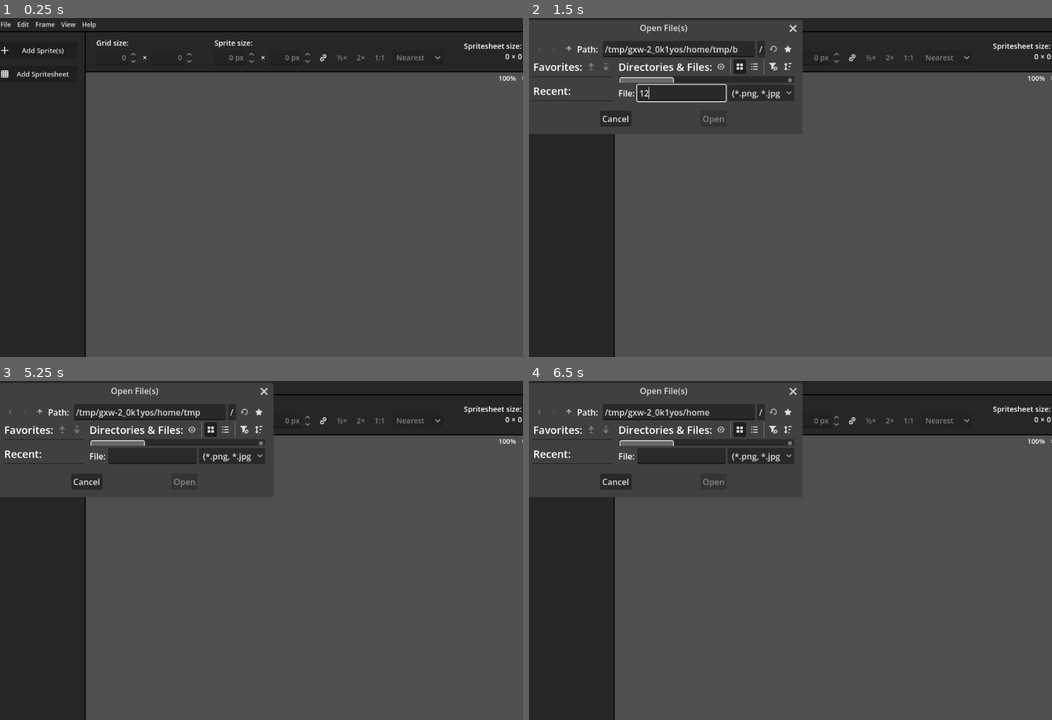
Above: before the commit, frames 1-4 (two rows, left to right).
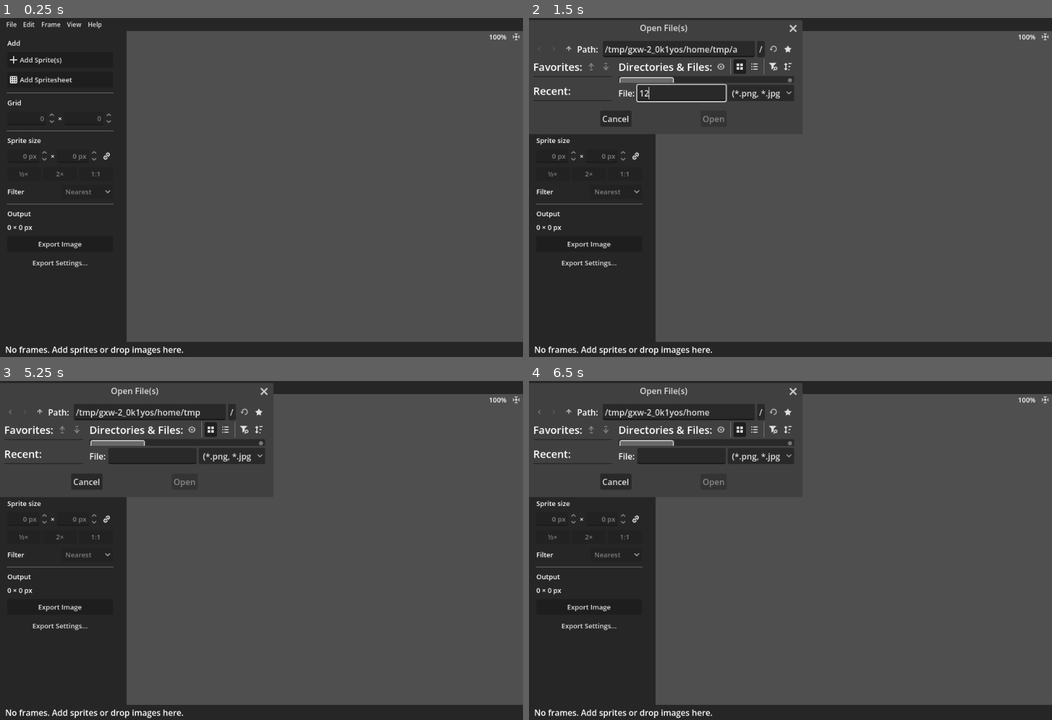
Above: after the commit, the same moments.

Repository: caleb-tognoli/spritesheetbelli
Game: Godot game, scene res://ui/main/main.tscn
Two runs of this game, one before a commit and one after it. Both use one fixed random seed, a clock stepped at 60 frames per second and the inputs below.
Inputs (mouse positions are in pixels of both pictures, inside the frame that each line leads up to; where the layout moved, square brackets give the same spot in the first picture):
- Up to frame 1 (0.25 s): no input
- Up to frame 2 (1.5 s): click "Add Sprite(s)" at 0.5 s; click (680, 92) at 1.27 s; type "12" at 1.35 s
- Up to frame 3 (5.25 s): click "Add Spritesheet" at 2 s; click (104, 519) [324, 421] at 2.75 s; click (62, 608) at 3.5 s, where only the run after the commit has a clickable "Export Image"; click (62, 625) at 4.25 s, where only the run after the commit has a clickable "Export Settings…"; click (41, 411) at 5 s
- Up to frame 4 (6.5 s): click (570, 411) at 5.75 s

The runs differ from the first frame. In frame 1, 20% of the frame differs, in the area x 0-100%, y 0-100%; in frame 2, 15%; in frame 3, 15%; in frame 4, 15%.

Commit message:
Rework the layout: resizable sidebar and status bar
- The fixed toolbar and top bar are replaced by one sidebar with Add,
  Grid, Sprite size and Output sections; drag its edge to resize it and
  the width is remembered
- Output shows the exported image size (including padding) with Export
  Image and Export Settings buttons
- New status bar: frame count, grid and selection, the cell under the
  mouse, and a legend for locked cells. View > Status Bar hides it.
- The window can't be made smaller than 820×520

Diff:
--- a/scripts/autoloaded/settings.gd
+++ b/scripts/autoloaded/settings.gd
@@ -28,12 +28,14 @@
 	&"ui_scale": 0.0,
 	&"confirm_grid_shrink": true,
 	&"restore_session": false,
+	&"show_status_bar": true,
 	# Remembered between runs
 	&"last_session": "",
 	&"recent_files": [],
+	&"sidebar_width": 0,
 }
 ## Settings that are remembered rather than chosen, left alone by Reset
-const REMEMBERED: Array[StringName] = [&"last_session", &"recent_files"]
+const REMEMBERED: Array[StringName] = [&"last_session", &"recent_files", &"sidebar_width"]
 const MAX_RECENT_FILES := 10
 
 ## Where settings are saved. Tests use their own file.
--- a/ui/main/main.tscn
+++ b/ui/main/main.tscn
@@ -1,8 +1,7 @@
-[gd_scene load_steps=21 format=3 uid="uid://byoh7fhk7x54x"]
+[gd_scene format=3 uid="uid://byoh7fhk7x54x"]
 
 [ext_resource type="Theme" uid="uid://b3ifhjmt3jxbu" path="res://resources/themes/main_theme.tres" id="1_cqlxd"]
 [ext_resource type="Script" path="res://ui/main/main_ui.gd" id="1_o3sot"]
-[ext_resource type="Theme" uid="uid://boqntmvqibtxh" path="res://resources/themes/top_row_theme.tres" id="1_pgjiq"]
 [ext_resource type="Theme" uid="uid://djdxrtim7a6av" path="res://resources/themes/left_bar_theme.tres" id="5_itfh2"]
 [ext_resource type="PackedScene" uid="uid://d2j21cyiaw56v" path="res://ui/add_spritesheet/add_spritesheet_window.tscn" id="5_waa3t"]
 [ext_resource type="Texture2D" uid="uid://dkerv3ip4g7lj" path="res://assets/icons/Add.svg" id="5_x1m0q"]
@@ -13,9 +12,6 @@
 [ext_resource type="Texture2D" uid="uid://chq2yry3hpy6c" path="res://assets/icons/SpriteSheet.svg" id="7_wpt02"]
 [ext_resource type="Texture2D" path="res://assets/icons/Link.svg" id="8_link"]
 
-[sub_resource type="StyleBoxFlat" id="StyleBoxFlat_qlfvo"]
-bg_color = Color(0, 0, 0, 1)
-
 [node name="Main" type="Control"]
 layout_mode = 3
 anchors_preset = 15
@@ -68,118 +64,107 @@
 filters = PackedStringArray("*.png; PNG Images", "*.jpg, *.jpeg, *.jpe; JPEG Images", "*.webp; WebP Images")
 use_native_dialog = true
 
-[node name="Panel" type="Panel" parent="."]
+[node name="Background" type="Panel" parent="."]
 layout_mode = 1
 anchors_preset = 15
 anchor_right = 1.0
 anchor_bottom = 1.0
 grow_horizontal = 2
 grow_vertical = 2
-theme_override_styles/panel = SubResource("StyleBoxFlat_qlfvo")
-
-[node name="VBoxContainer" type="VBoxContainer" parent="."]
+mouse_filter = 2
+
+[node name="Layout" type="VBoxContainer" parent="."]
 layout_mode = 1
 anchors_preset = 15
 anchor_right = 1.0
 anchor_bottom = 1.0
 grow_horizontal = 2
 grow_vertical = 2
-size_flags_vertical = 3
-theme_override_constants/separation = 2
-
-[node name="PanelContainer" type="PanelContainer" parent="VBoxContainer"]
-layout_mode = 2
-
-[node name="MarginContainer" type="MarginContainer" parent="VBoxContainer/PanelContainer"]
-layout_mode = 2
-theme_override_constants/margin_left = 15
-theme_override_constants/margin_right = 15
-
-[node name="MenuBar" type="MenuBar" parent="VBoxContainer/PanelContainer/MarginContainer"]
+theme_override_constants/separation = 0
+
+[node name="MenuPanel" type="PanelContainer" parent="Layout"]
+layout_mode = 2
+theme_type_variation = &"MenuPanel"
+
+[node name="MenuMargin" type="MarginContainer" parent="Layout/MenuPanel"]
+layout_mode = 2
+theme_override_constants/margin_left = 8
+theme_override_constants/margin_right = 8
+
+[node name="MenuBar" type="MenuBar" parent="Layout/MenuPanel/MenuMargin"]
 unique_name_in_owner = true
 layout_mode = 2
 theme = ExtResource("6_by5vc")
 flat = true
 script = ExtResource("7_rk3ov")
 
-[node name="HBoxContainer" type="HBoxContainer" parent="VBoxContainer"]
+[node name="Split" type="HSplitContainer" parent="Layout"]
+unique_name_in_owner = true
 layout_mode = 2
 size_flags_vertical = 3
-theme_override_constants/separation = 2
-
-[node name="ToolBar" type="PanelContainer" parent="VBoxContainer/HBoxContainer"]
-custom_minimum_size = Vector2(180, 0)
-layout_mode = 2
-size_flags_horizontal = 0
+split_offset = 0
+
+[node name="Sidebar" type="PanelContainer" parent="Layout/Split"]
+unique_name_in_owner = true
+custom_minimum_size = Vector2(230, 0)
+layout_mode = 2
 theme = ExtResource("5_itfh2")
-
-[node name="MarginContainer" type="MarginContainer" parent="VBoxContainer/HBoxContainer/ToolBar"]
-layout_mode = 2
-theme_override_constants/margin_left = 15
-theme_override_constants/margin_top = 20
-theme_override_constants/margin_right = 15
-theme_override_constants/margin_bottom = 20
-
-[node name="VBoxContainer" type="VBoxContainer" parent="VBoxContainer/HBoxContainer/ToolBar/MarginContainer"]
-custom_minimum_size = Vector2(0, 100)
-layout_mode = 2
-theme_override_constants/separation = 15
-
-[node name="AddSprites" type="Button" parent="VBoxContainer/HBoxContainer/ToolBar/MarginContainer/VBoxContainer"]
-unique_name_in_owner = true
-custom_minimum_size = Vector2(150, 30)
-layout_mode = 2
-size_flags_vertical = 4
-text = "Add Sprite(s)
-"
+theme_type_variation = &"SidebarPanel"
+
+[node name="Scroll" type="ScrollContainer" parent="Layout/Split/Sidebar"]
+layout_mode = 2
+horizontal_scroll_mode = 0
+
+[node name="Margin" type="MarginContainer" parent="Layout/Split/Sidebar/Scroll"]
+layout_mode = 2
+size_flags_horizontal = 3
+theme_override_constants/margin_left = 14
+theme_override_constants/margin_top = 14
+theme_override_constants/margin_right = 14
+theme_override_constants/margin_bottom = 14
+
+[node name="Sections" type="VBoxContainer" parent="Layout/Split/Sidebar/Scroll/Margin"]
+layout_mode = 2
+theme_override_constants/separation = 8
+
+[node name="AddHeading" type="Label" parent="Layout/Split/Sidebar/Scroll/Margin/Sections"]
+layout_mode = 2
+text = "Add"
+theme_type_variation = &"HeaderSmall"
+
+[node name="AddSprites" type="Button" parent="Layout/Split/Sidebar/Scroll/Margin/Sections"]
+unique_name_in_owner = true
+custom_minimum_size = Vector2(0, 30)
+layout_mode = 2
+tooltip_text = "Add image files as sprites"
+text = "Add Sprite(s)"
 icon = ExtResource("5_x1m0q")
-
-[node name="AddSpritesheet" type="Button" parent="VBoxContainer/HBoxContainer/ToolBar/MarginContainer/VBoxContainer"]
-unique_name_in_owner = true
-custom_minimum_size = Vector2(150, 30)
-layout_mode = 2
-size_flags_vertical = 4
-text = "Add Spritesheet
-"
+alignment = 0
+
+[node name="AddSpritesheet" type="Button" parent="Layout/Split/Sidebar/Scroll/Margin/Sections"]
+unique_name_in_owner = true
+custom_minimum_size = Vector2(0, 30)
+layout_mode = 2
+tooltip_text = "Cut a spritesheet image into frames and add them"
+text = "Add Spritesheet"
 icon = ExtResource("7_wpt02")
-
-[node name="VBoxContainer" type="VBoxContainer" parent="VBoxContainer/HBoxContainer"]
-layout_mode = 2
-size_flags_horizontal = 3
-theme_override_constants/separation = 2
-
-[node name="Panel" type="PanelContainer" parent="VBoxContainer/HBoxContainer/VBoxContainer"]
-custom_minimum_size = Vector2(0, 75)
-layout_mode = 2
-
-[node name="MarginContainer" type="MarginContainer" parent="VBoxContainer/HBoxContainer/VBoxContainer/Panel"]
-layout_mode = 2
-theme_override_constants/margin_left = 20
-theme_override_constants/margin_right = 20
-
-[node name="HBoxContainer" type="HBoxContainer" parent="VBoxContainer/HBoxContainer/VBoxContainer/Panel/MarginContainer"]
-layout_mode = 2
-theme = ExtResource("1_pgjiq")
-theme_override_constants/separation = 40
-
-[node name="GridSize" type="VBoxContainer" parent="VBoxContainer/HBoxContainer/VBoxContainer/Panel/MarginContainer/HBoxContainer"]
-layout_mode = 2
-theme_override_constants/separation = 4
-alignment = 1
-
-[node name="Label" type="Label" parent="VBoxContainer/HBoxContainer/VBoxContainer/Panel/MarginContainer/HBoxContainer/GridSize"]
-layout_mode = 2
-text = "Grid size:"
-
-[node name="HBoxContainer" type="HBoxContainer" parent="VBoxContainer/HBoxContainer/VBoxContainer/Panel/MarginContainer/HBoxContainer/GridSize"]
-layout_mode = 2
-theme_override_constants/separation = 10
-
-[node name="GridColumns" type="SpinBox" parent="VBoxContainer/HBoxContainer/VBoxContainer/Panel/MarginContainer/HBoxContainer/GridSize/HBoxContainer"]
-unique_name_in_owner = true
-layout_mode = 2
-size_flags_horizontal = 3
-size_flags_vertical = 4
+alignment = 0
+
+[node name="AddSeparator" type="HSeparator" parent="Layout/Split/Sidebar/Scroll/Margin/Sections"]
+layout_mode = 2
+
+[node name="GridHeading" type="Label" parent="Layout/Split/Sidebar/Scroll/Margin/Sections"]
+layout_mode = 2
+text = "Grid"
+theme_type_variation = &"HeaderSmall"
+
+[node name="GridRow" type="HBoxContainer" parent="Layout/Split/Sidebar/Scroll/Margin/Sections"]
+layout_mode = 2
+
+[node name="GridColumns" type="SpinBox" parent="Layout/Split/Sidebar/Scroll/Margin/Sections/GridRow"]
+unique_name_in_owner = true
+layout_mode = 2
+size_flags_horizontal = 3
 tooltip_text = "Columns"
 min_value = 1.0
 max_value = 1024.0
@@ -187,15 +172,14 @@
 alignment = 2
 select_all_on_focus = true
 
-[node name="X" type="Label" parent="VBoxContainer/HBoxContainer/VBoxContainer/Panel/MarginContainer/HBoxContainer/GridSize/HBoxContainer"]
+[node name="X" type="Label" parent="Layout/Split/Sidebar/Scroll/Margin/Sections/GridRow"]
 layout_mode = 2
 text = "×"
 
-[node name="GridRows" type="SpinBox" parent="VBoxContainer/HBoxContainer/VBoxContainer/Panel/MarginContainer/HBoxContainer/GridSize/HBoxContainer"]
-unique_name_in_owner = true
-layout_mode = 2
-size_flags_horizontal = 3
-size_flags_vertical = 4
+[node name="GridRows" type="SpinBox" parent="Layout/Split/Sidebar/Scroll/Margin/Sections/GridRow"]
+unique_name_in_owner = true
+layout_mode = 2
+size_flags_horizontal = 3
 tooltip_text = "Rows"
 min_value = 1.0
 max_value = 1024.0
@@ -203,25 +187,22 @@
 alignment = 2
 select_all_on_focus = true
 
-[node name="SpriteSize" type="VBoxContainer" parent="VBoxContainer/HBoxContainer/VBoxContainer/Panel/MarginContainer/HBoxContainer"]
-layout_mode = 2
-theme_override_constants/separation = 4
-alignment = 1
-
-[node name="Label" type="Label" parent="VBoxContainer/HBoxContainer/VBoxContainer/Panel/MarginContainer/HBoxContainer/SpriteSize"]
-layout_mode = 2
-text = "Sprite size:"
-
-[node name="HBoxContainer" type="HBoxContainer" parent="VBoxContainer/HBoxContainer/VBoxContainer/Panel/MarginContainer/HBoxContainer/SpriteSize"]
-layout_mode = 2
-theme_override_constants/separation = 10
-
-[node name="SpriteWidth" type="SpinBox" parent="VBoxContainer/HBoxContainer/VBoxContainer/Panel/MarginContainer/HBoxContainer/SpriteSize/HBoxContainer"]
-unique_name_in_owner = true
-layout_mode = 2
-size_flags_horizontal = 3
-size_flags_vertical = 4
-tooltip_text = "Length"
+[node name="GridSeparator" type="HSeparator" parent="Layout/Split/Sidebar/Scroll/Margin/Sections"]
+layout_mode = 2
+
+[node name="SpriteHeading" type="Label" parent="Layout/Split/Sidebar/Scroll/Margin/Sections"]
+layout_mode = 2
+text = "Sprite size"
+theme_type_variation = &"HeaderSmall"
+
+[node name="SpriteRow" type="HBoxContainer" parent="Layout/Split/Sidebar/Scroll/Margin/Sections"]
+layout_mode = 2
+
+[node name="SpriteWidth" type="SpinBox" parent="Layout/Split/Sidebar/Scroll/Margin/Sections/SpriteRow"]
+unique_name_in_owner = true
+layout_mode = 2
+size_flags_horizontal = 3
+tooltip_text = "Width"
 min_value = 1.0
 max_value = 16384.0
 value = 1.0
@@ -229,15 +210,14 @@
 select_all_on_focus = true
 suffix = "px"
 
-[node name="X" type="Label" parent="VBoxContainer/HBoxContainer/VBoxContainer/Panel/MarginContainer/HBoxContainer/SpriteSize/HBoxContainer"]
+[node name="X" type="Label" parent="Layout/Split/Sidebar/Scroll/Margin/Sections/SpriteRow"]
 layout_mode = 2
 text = "×"
 
-[node name="SpriteHeight" type="SpinBox" parent="VBoxContainer/HBoxContainer/VBoxContainer/Panel/MarginContainer/HBoxContainer/SpriteSize/HBoxContainer"]
-unique_name_in_owner = true
-layout_mode = 2
-size_flags_horizontal = 3
-size_flags_vertical = 4
+[node name="SpriteHeight" type="SpinBox" parent="Layout/Split/Sidebar/Scroll/Margin/Sections/SpriteRow"]
+unique_name_in_owner = true
+layout_mode = 2
+size_flags_horizontal = 3
 tooltip_text = "Height"
 min_value = 1.0
 max_value = 16384.0
@@ -246,44 +226,51 @@
 select_all_on_focus = true
 suffix = "px"
 
-[node name="KeepRatio" type="Button" parent="VBoxContainer/HBoxContainer/VBoxContainer/Panel/MarginContainer/HBoxContainer/SpriteSize/HBoxContainer"]
-unique_name_in_owner = true
-layout_mode = 2
-size_flags_vertical = 4
+[node name="KeepRatio" type="Button" parent="Layout/Split/Sidebar/Scroll/Margin/Sections/SpriteRow"]
+unique_name_in_owner = true
+layout_mode = 2
 tooltip_text = "Keep aspect ratio"
 toggle_mode = true
 button_pressed = true
 icon = ExtResource("8_link")
 flat = true
 
-[node name="HalfSize" type="Button" parent="VBoxContainer/HBoxContainer/VBoxContainer/Panel/MarginContainer/HBoxContainer/SpriteSize/HBoxContainer"]
-unique_name_in_owner = true
-layout_mode = 2
-size_flags_vertical = 4
+[node name="ScaleRow" type="HBoxContainer" parent="Layout/Split/Sidebar/Scroll/Margin/Sections"]
+layout_mode = 2
+
+[node name="HalfSize" type="Button" parent="Layout/Split/Sidebar/Scroll/Margin/Sections/ScaleRow"]
+unique_name_in_owner = true
+layout_mode = 2
+size_flags_horizontal = 3
 tooltip_text = "Half size"
 text = "½×"
-flat = true
-
-[node name="DoubleSize" type="Button" parent="VBoxContainer/HBoxContainer/VBoxContainer/Panel/MarginContainer/HBoxContainer/SpriteSize/HBoxContainer"]
-unique_name_in_owner = true
-layout_mode = 2
-size_flags_vertical = 4
+
+[node name="DoubleSize" type="Button" parent="Layout/Split/Sidebar/Scroll/Margin/Sections/ScaleRow"]
+unique_name_in_owner = true
+layout_mode = 2
+size_flags_horizontal = 3
 tooltip_text = "Double size"
 text = "2×"
-flat = true
-
-[node name="OriginalSize" type="Button" parent="VBoxContainer/HBoxContainer/VBoxContainer/Panel/MarginContainer/HBoxContainer/SpriteSize/HBoxContainer"]
-unique_name_in_owner = true
-layout_mode = 2
-size_flags_vertical = 4
+
+[node name="OriginalSize" type="Button" parent="Layout/Split/Sidebar/Scroll/Margin/Sections/ScaleRow"]
+unique_name_in_owner = true
+layout_mode = 2
+size_flags_horizontal = 3
 tooltip_text = "Original size"
 text = "1:1"
-flat = true
-
-[node name="ResizeFilter" type="OptionButton" parent="VBoxContainer/HBoxContainer/VBoxContainer/Panel/MarginContainer/HBoxContainer/SpriteSize/HBoxContainer"]
-unique_name_in_owner = true
-layout_mode = 2
-size_flags_vertical = 4
+
+[node name="FilterRow" type="HBoxContainer" parent="Layout/Split/Sidebar/Scroll/Margin/Sections"]
+layout_mode = 2
+
+[node name="FilterLabel" type="Label" parent="Layout/Split/Sidebar/Scroll/Margin/Sections/FilterRow"]
+layout_mode = 2
+text = "Filter"
+size_flags_horizontal = 3
+
+[node name="ResizeFilter" type="OptionButton" parent="Layout/Split/Sidebar/Scroll/Margin/Sections/FilterRow"]
+unique_name_in_owner = true
+layout_mode = 2
+size_flags_horizontal = 3
 tooltip_text = "How pixels are blended when resizing. Nearest keeps pixel art sharp."
 item_count = 5
 popup/item_0/text = "Nearest"
@@ -297,46 +284,70 @@
 popup/item_4/text = "Lanczos"
 popup/item_4/id = 4
 
-[node name="ExportContainer" type="HBoxContainer" parent="VBoxContainer/HBoxContainer/VBoxContainer/Panel/MarginContainer/HBoxContainer"]
-layout_mode = 2
-size_flags_horizontal = 3
+[node name="SpriteSeparator" type="HSeparator" parent="Layout/Split/Sidebar/Scroll/Margin/Sections"]
+layout_mode = 2
+
+[node name="OutputHeading" type="Label" parent="Layout/Split/Sidebar/Scroll/Margin/Sections"]
+layout_mode = 2
+text = "Output"
+theme_type_variation = &"HeaderSmall"
+
+[node name="SheetSize" type="Label" parent="Layout/Split/Sidebar/Scroll/Margin/Sections"]
+unique_name_in_owner = true
+layout_mode = 2
+text = "0 × 0 px"
+tooltip_text = "Size of the exported image"
+
+[node name="ExportImage" type="Button" parent="Layout/Split/Sidebar/Scroll/Margin/Sections"]
+unique_name_in_owner = true
+custom_minimum_size = Vector2(0, 30)
+layout_mode = 2
+tooltip_text = "Export the spritesheet image (Ctrl+E)"
+text = "Export Image"
+
+[node name="ExportSettings" type="Button" parent="Layout/Split/Sidebar/Scroll/Margin/Sections"]
+unique_name_in_owner = true
+layout_mode = 2
+text = "Export Settings…"
+flat = true
+
+[node name="PreviewArea" parent="Layout/Split" instance=ExtResource("6_q2y6a")]
+unique_name_in_owner = true
+layout_mode = 2
+size_flags_horizontal = 3
+
+[node name="StatusBar" type="PanelContainer" parent="Layout"]
+unique_name_in_owner = true
+layout_mode = 2
+theme_type_variation = &"StatusBar"
+
+[node name="StatusMargin" type="MarginContainer" parent="Layout/StatusBar"]
+layout_mode = 2
+theme_override_constants/margin_left = 10
+theme_override_constants/margin_right = 10
+theme_override_constants/margin_top = 3
+theme_override_constants/margin_bottom = 3
+
+[node name="StatusRow" type="HBoxContainer" parent="Layout/StatusBar/StatusMargin"]
+layout_mode = 2
 theme_override_constants/separation = 20
-alignment = 2
-
-[node name="VBoxContainer" type="VBoxContainer" parent="VBoxContainer/HBoxContainer/VBoxContainer/Panel/MarginContainer/HBoxContainer/ExportContainer"]
-layout_mode = 2
-theme_override_constants/separation = 0
-alignment = 1
-
-[node name="Label" type="Label" parent="VBoxContainer/HBoxContainer/VBoxContainer/Panel/MarginContainer/HBoxContainer/ExportContainer/VBoxContainer"]
-layout_mode = 2
-text = "Spritesheet size:"
-horizontal_alignment = 2
-vertical_alignment = 1
-
-[node name="HBoxContainer" type="HBoxContainer" parent="VBoxContainer/HBoxContainer/VBoxContainer/Panel/MarginContainer/HBoxContainer/ExportContainer/VBoxContainer"]
-layout_mode = 2
-alignment = 2
-
-[node name="SpritesheetWidth" type="Label" parent="VBoxContainer/HBoxContainer/VBoxContainer/Panel/MarginContainer/HBoxContainer/ExportContainer/VBoxContainer/HBoxContainer"]
-unique_name_in_owner = true
-layout_mode = 2
-text = "0 "
-horizontal_alignment = 2
-vertical_alignment = 1
-
-[node name="X" type="Label" parent="VBoxContainer/HBoxContainer/VBoxContainer/Panel/MarginContainer/HBoxContainer/ExportContainer/VBoxContainer/HBoxContainer"]
-layout_mode = 2
-text = "×"
-
-[node name="SpritesheetHeight" type="Label" parent="VBoxContainer/HBoxContainer/VBoxContainer/Panel/MarginContainer/HBoxContainer/ExportContainer/VBoxContainer/HBoxContainer"]
-unique_name_in_owner = true
-layout_mode = 2
-text = "0 "
-horizontal_alignment = 2
-vertical_alignment = 1
-
-[node name="PreviewArea" parent="VBoxContainer/HBoxContainer/VBoxContainer" instance=ExtResource("6_q2y6a")]
-unique_name_in_owner = true
-layout_mode = 2
-size_flags_vertical = 3
+
+[node name="SheetInfo" type="Label" parent="Layout/StatusBar/StatusMargin/StatusRow"]
+unique_name_in_owner = true
+layout_mode = 2
+text = "No frames"
+theme_type_variation = &"StatusLabel"
+
+[node name="CellInfo" type="Label" parent="Layout/StatusBar/StatusMargin/StatusRow"]
+unique_name_in_owner = true
+layout_mode = 2
+text = ""
+size_flags_horizontal = 3
+theme_type_variation = &"StatusLabel"
+text_overrun_behavior = 3
+
+[node name="Legend" type="Label" parent="Layout/StatusBar/StatusMargin/StatusRow"]
+unique_name_in_owner = true
+layout_mode = 2
+text = ""
+theme_type_variation = &"StatusLabel"
--- a/ui/main/main_ui.gd
+++ b/ui/main/main_ui.gd
@@ -42,8 +42,14 @@
 @onready var resize_filter: OptionButton = %ResizeFilter
 @onready var add_sprites_btn: Button = %AddSprites
 @onready var add_spritesheet_btn: Button = %AddSpritesheet
-@onready var spritesheet_width: Label = %SpritesheetWidth
-@onready var spritesheet_height: Label = %SpritesheetHeight
+@onready var sheet_size: Label = %SheetSize
+@onready var export_image_btn: Button = %ExportImage
+@onready var export_settings_btn: Button = %ExportSettings
+@onready var split: HSplitContainer = %Split
+@onready var status_bar: Control = %StatusBar
+@onready var sheet_info: Label = %SheetInfo
+@onready var cell_info: Label = %CellInfo
+@onready var legend: Label = %Legend
 @onready var preview: SpritesheetPreview = preview_area.spritesheet_preview
 
 var shortcuts_dialog := ShortcutsDialog.new()
@@ -70,6 +76,18 @@
 	Global.spritesheet.updated.connect(disable_if_empty)
 	add_sprites_btn.pressed.connect(Actions.run.bind(&"add_sprites"))
 	add_spritesheet_btn.pressed.connect(Actions.run.bind(&"add_spritesheet"))
+	export_image_btn.pressed.connect(Actions.run.bind(&"export_image"))
+	export_settings_btn.pressed.connect(Actions.run.bind(&"export_settings"))
+	get_window().min_size = Vector2i(820, 520)
+	split.split_offset = Settings.get_value(&"sidebar_width")
+	split.dragged.connect(func(offset: int) -> void: Settings.set_value(&"sidebar_width", offset))
+	status_bar.visible = Settings.get_value(&"show_status_bar")
+	Settings.changed.connect(
+		func(key: StringName) -> void:
+			if key == &"show_status_bar":
+				status_bar.visible = Settings.get_value(key)
+	)
+	preview.hover_changed.connect(update_cell_info)
 	grid_rows.value_changed.connect(
 		func(rows: float) -> void:
 			set_spritesheet_grid_size(Global.spritesheet.grid_size.x, int(rows))
@@ -125,6 +143,7 @@
 	_register_actions()
 	preview_area.set_context_actions(CONTEXT_ACTIONS)
 	preview.preview_updated.connect(Actions.refresh)
+	preview.selection_changed.connect(update_sheet_info)
 	preview.move_requested.connect(
 		func(coords: Array[Vector2i], offset: Vector2i, copy: bool) -> void:
 			var targets: Array[Vector2i] = Global.document.perform(
@@ -296,6 +315,14 @@
 		func() -> void: preview.set_zoom(1, preview.get_viewport_rect().size / 2)
 	)
 	add.call(&"zoom_fit", "Fit to View", preview.fit_to_view)
+	Actions.add(
+		&"toggle_status_bar",
+		"Status Bar",
+		func() -> void: Settings.set_value(&"show_status_bar", not status_bar.visible),
+		Callable(),
+		null,
+		func() -> bool: return status_bar.visible
+	)
 	var animation := preview_area.animation_preview
 	Actions.add(
 		&"toggle_animation",
@@ -398,9 +425,33 @@
 	grid_columns.set_value_no_signal(spritesheet.grid_size.x)
 	sprite_width.set_value_no_signal(spritesheet.sprite_size.x)
 	sprite_height.set_value_no_signal(spritesheet.sprite_size.y)
-	spritesheet_width.text = str(spritesheet.sprite_size.x * spritesheet.grid_size.x)
-	spritesheet_height.text = str(spritesheet.sprite_size.y * spritesheet.grid_size.y)
+	var size := SpritesheetExporter.get_image_size(
+		spritesheet, ExportOptions.from_sheet(spritesheet)
+	)
+	sheet_size.text = "%d × %d px" % [size.x, size.y]
+	update_sheet_info()
 	resize_filter.select(get_resize_filter())
+
+
+## Frame count, grid and image size in the status bar
+func update_sheet_info() -> void:
+	var sheet := Global.spritesheet
+	if sheet.is_empty():
+		sheet_info.text = "No frames. Add sprites or drop images here."
+	else:
+		var selected := preview.get_selected_coords().size()
+		sheet_info.text = (
+			"%d frames · %d×%d grid" % [sheet.frames.size(), sheet.grid_size.x, sheet.grid_size.y]
+		)
+		if selected:
+			sheet_info.text += " · %d selected" % selected
+	legend.text = "Hatched cells are locked" if not sheet.locked_coordinates.is_empty() else ""
+	legend.tooltip_text = "Locked cells are kept empty when adding sprites. Click one to unlock it."
+
+
+## Describes the cell under the mouse in the status bar
+func update_cell_info(coord: Vector2i) -> void:
+	cell_info.text = PreviewArea.describe_cell(Global.spritesheet, coord).replace("\n", " · ")
 
 
 func disable_if_empty() -> void:
--- a/ui/main/menu_bar.gd
+++ b/ui/main/menu_bar.gd
@@ -56,7 +56,16 @@
 		&"",
 		&"name_row",
 	],
-	"View": [&"zoom_in", &"zoom_out", &"zoom_reset", &"zoom_fit", &"", &"toggle_animation"],
+	"View":
+	[
+		&"zoom_in",
+		&"zoom_out",
+		&"zoom_reset",
+		&"zoom_fit",
+		&"",
+		&"toggle_animation",
+		&"toggle_status_bar"
+	],
 	"Help": [&"show_shortcuts"],
 }
 
